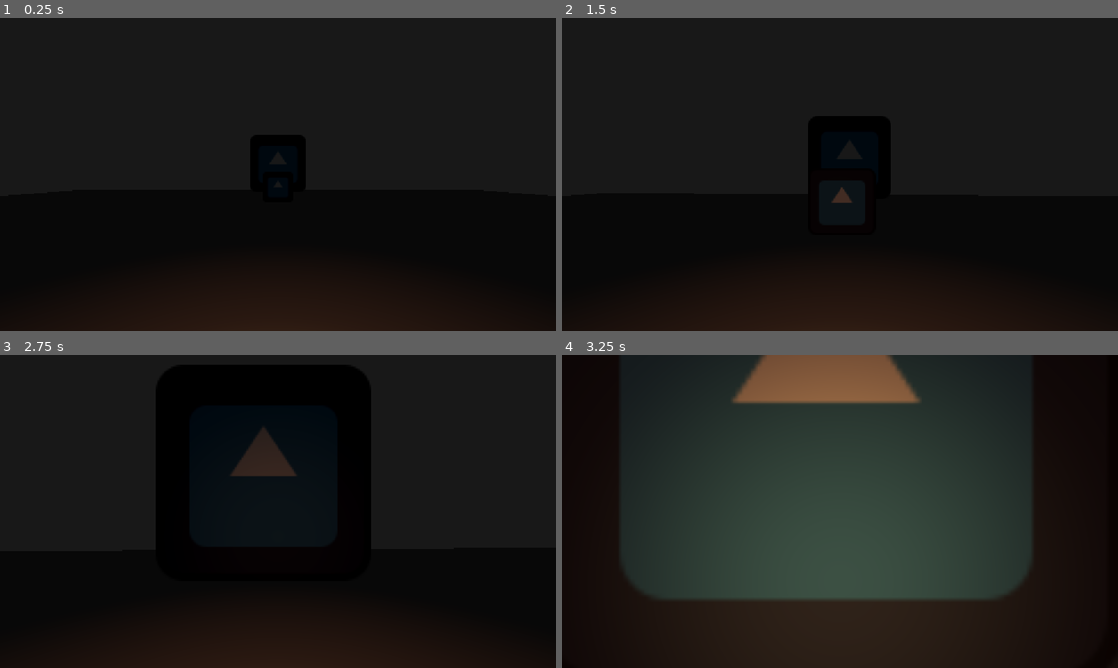
Above: before the commit, frames 1-4 (two rows, left to right).
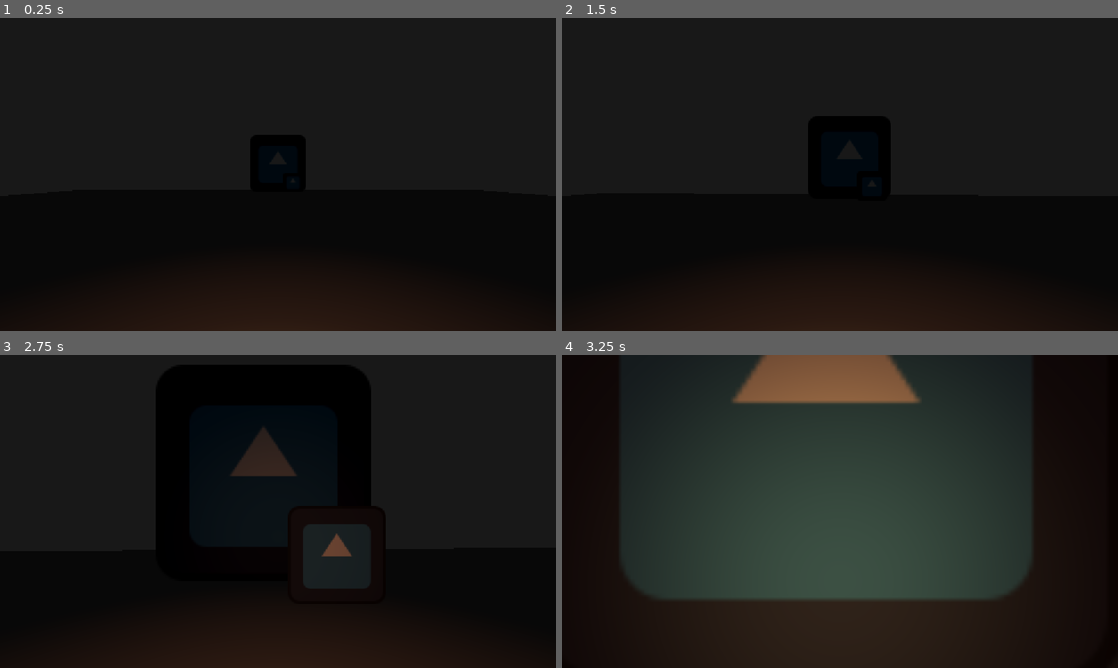
Above: after the commit, the same moments.

Repository: Microwave-Lobster-Games/UjiJam_11
Game: Godot game, scene res://main_forest.tscn
The game is run twice, just before and just after one commit, with the same random seed, the same clock (stepped at 60 frames per second) and the same inputs. The project has no main scene, so this scene is started directly. The engine's default icon, where the game draws it, is replaced by a stand-in: a white triangle on a blue panel in a dark square.
Inputs (mouse positions are in pixels of both pictures, inside the frame that each line leads up to):
- Up to frame 1 (0.25 s): no input
- Up to frame 2 (1.5 s): tap Enter at 0.5 s; move the mouse to (867, 174) at 0.52 s; hold W (movement_up) from 0.53 s (still down); move the mouse to (812, 174) at 1.27 s
- Up to frame 3 (2.75 s): keep holding W (movement_up); move the mouse to (289, 505) at 2.02 s
- Up to frame 4 (3.25 s): keep holding W (movement_up); move the mouse to (834, 517) at 2.77 s

The runs differ from the first frame. In frame 2, 0.1% of the frame differs, in the area x 48-53%, y 54-60%; in frame 3, 1.9%, in the area x 54-67%, y 54-75%; in frame 4, nothing differs.

Commit message:
monster now dissapears when eyes are closed

Diff:
--- a/main_forest.tscn
+++ b/main_forest.tscn
@@ -59,7 +59,7 @@
 environment = SubResource("Environment_fg4av")
 
 [node name="Monster" type="Sprite3D" parent="." unique_id=235989631 node_paths=PackedStringArray("player")]
-transform = Transform3D(1, 0, 0, 0, 1, 0, 0, 0, 1, 0, 1.0267968, -8.60475)
+transform = Transform3D(1, 0, 0, 0, 1, 0, 0, 0, 1, 1, 1.0267968, -13.60475)
 billboard = 1
 shaded = true
 texture = ExtResource("2_6a6d0")
--- a/monster_controller.gd
+++ b/monster_controller.gd
@@ -2,12 +2,23 @@
 
 @export var player : Player
 
-
 # Called when the node enters the scene tree for the first time.
 func _ready() -> void:
-	pass
+	player.eyes_changed.connect(spawn_dissapear)
 
 
 # Called every frame. 'delta' is the elapsed time since the previous frame.
 func _process(delta: float) -> void:
 	pass
+
+func spawn_dissapear(spawn : bool):
+	print(spawn)
+	if spawn:
+		visible = false
+
+	else:
+		visible = true
+		var rand_x = randf_range(-15, 15)
+		var rand_z = randf_range(-15, 15)
+
+		self.position = Vector3(rand_x, 1.027, rand_z)
